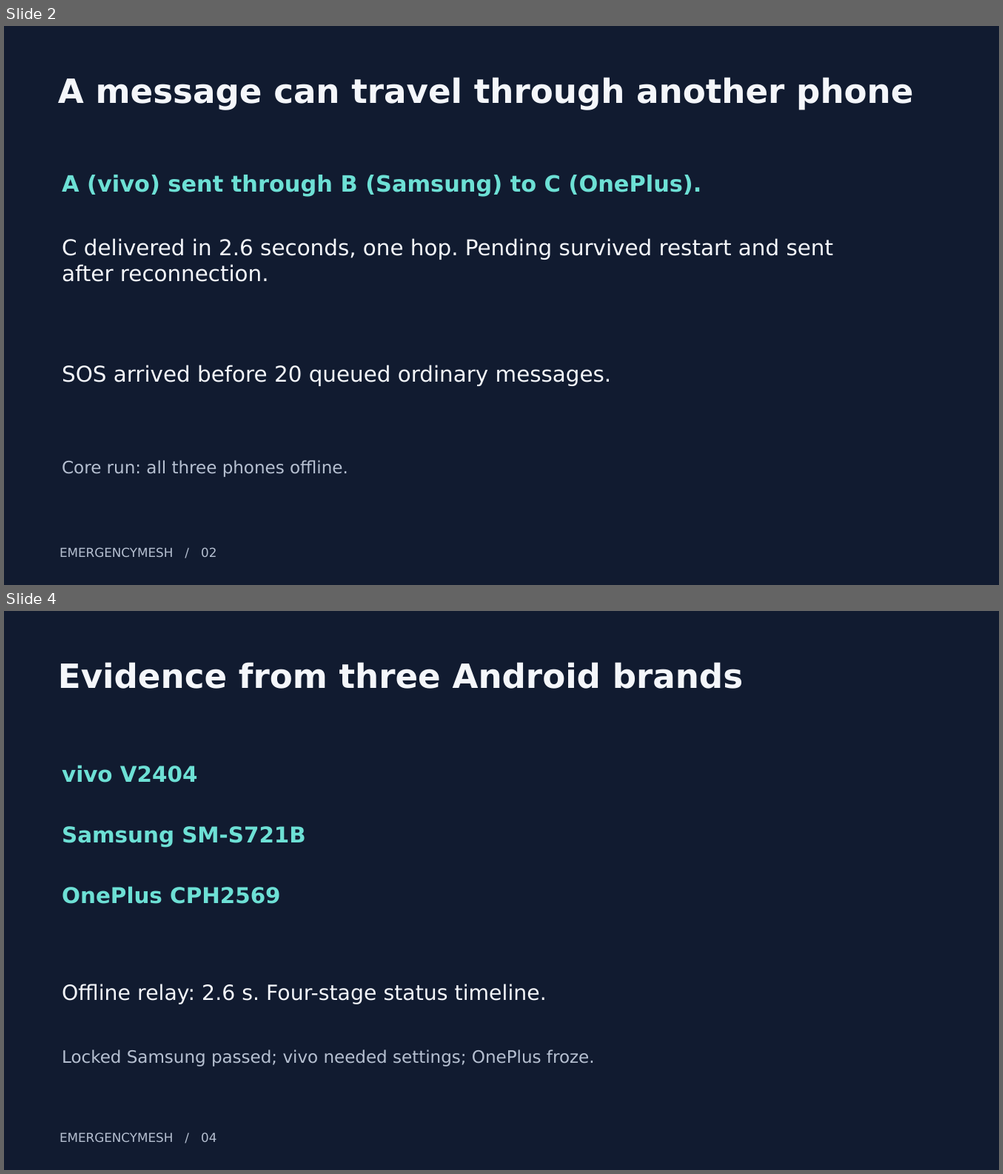
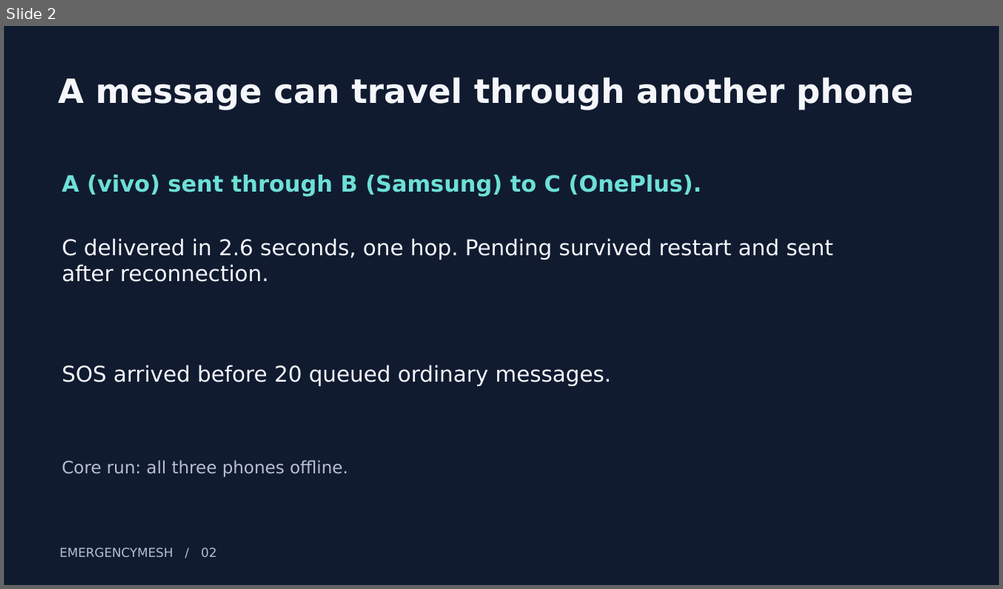
Before and after one commit to cbitosc/HFT26-TEAM-30, a slide deck: docs/TEAM30_SUBMISSION.pptx. Shown one above the other, each under a label of ours: slides 2 and 4 before the commit, slide 2 after it; the slides between them are not shown. The pictures are 1003x1174 and 1003x589 pixels, drawn with LibreOffice and Linux fonts; fonts in the diff are those of the drawing. Boxes give left, top, right and bottom in pixels: in the first picture for what was removed or moved away, otherwise in the second. Text is boxed around its words. In the diff, an @@ line names an element or a change of style, - is before the commit and + after.

```diff
--- a/docs/TEAM30_SUBMISSION.pptx
+++ b/docs/TEAM30_SUBMISSION.pptx
@@ slide 4 removed at [4, 611, 999, 1170], background #111B30 @@
@@ text removed at [58, 662, 743, 689] @@
-Evidence from three Android brands
@@ text removed at [62, 765, 198, 783] @@
-vivo V2404
@@ text removed at [62, 826, 306, 847] @@
-Samsung SM-S721B
@@ text removed at [62, 886, 280, 904] @@
-OnePlus CPH2569
@@ text removed at [62, 984, 546, 1005] @@
-Offline relay: 2.6 s. Four-stage status timeline.
@@ text removed at [62, 1050, 595, 1067] @@
-Locked Samsung passed; vivo needed settings; OnePlus froze.
@@ text removed at [60, 1133, 216, 1142] @@
-EMERGENCYMESH / 04
```
Also in this commit, not shown: 1 slide changed, 3 slides added, 2 other slides removed, 2 other files.
